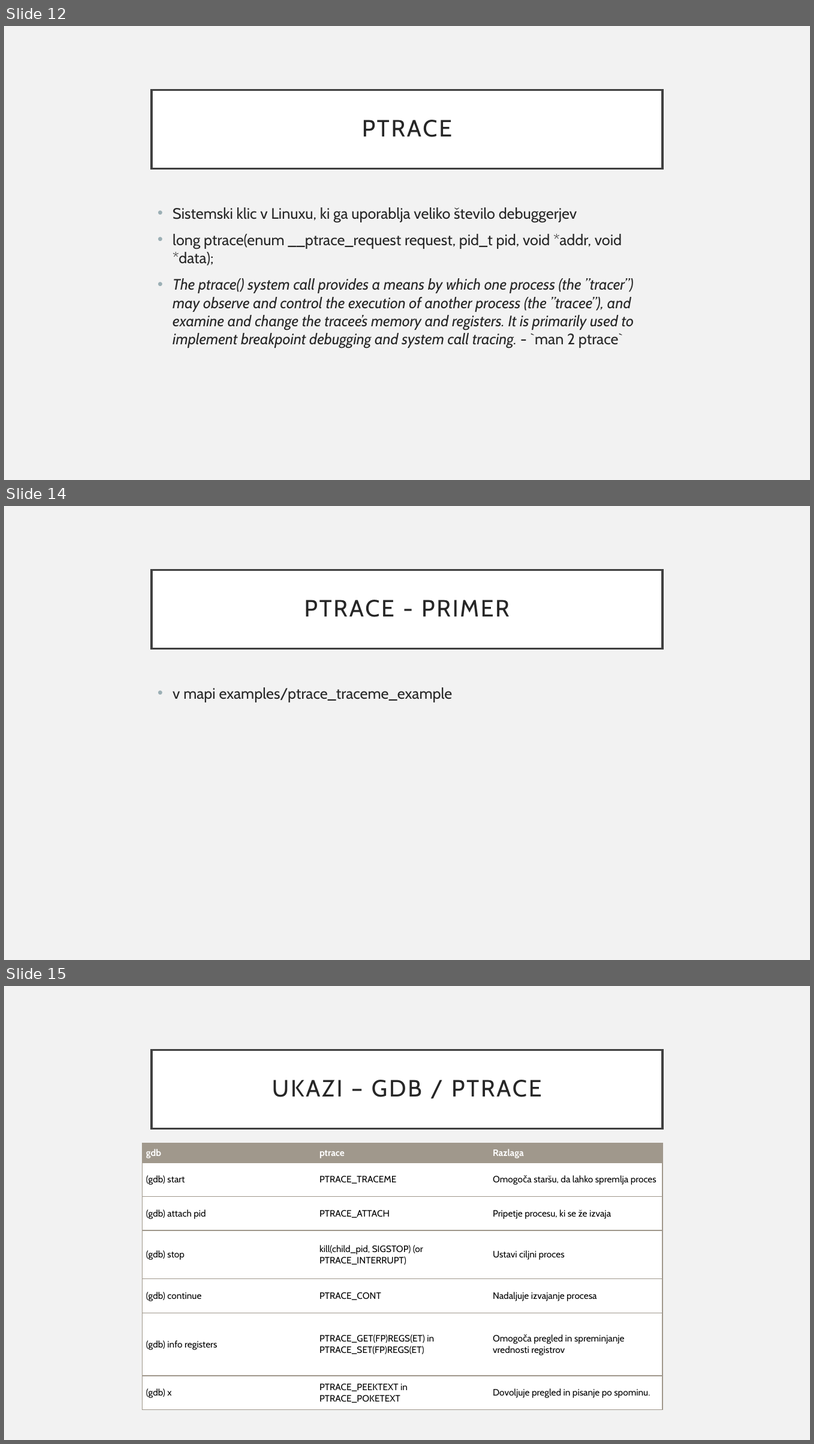
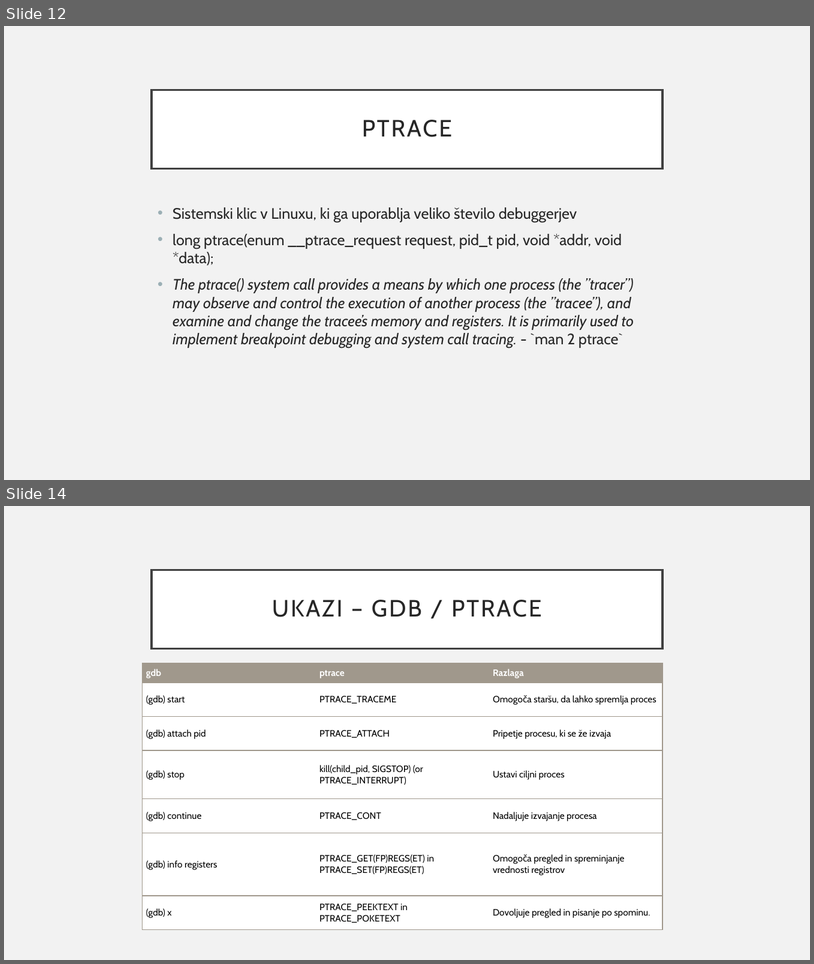
Before and after one commit to jakoberzar/razhroscevalniki, a slide deck: debuggers.pptx. Shown one above the other, each under a label of ours: slides 12, 14 and 15 before the commit, slides 12 and 14 after it; the slides between them are not shown. The pictures are 814x1444 and 814x964 pixels, drawn with LibreOffice and Linux fonts; fonts in the diff are those of the drawing. Boxes give left, top, right and bottom in pixels: in the first picture for what was removed or moved away, otherwise in the second. Text is boxed around its words. In the diff, an @@ line names an element or a change of style, - is before the commit and + after.

```diff
--- a/debuggers.pptx
+++ b/debuggers.pptx
@@ slide 14 removed at (4, 506, 810, 960), background #F2F2F2 @@
@@ title removed at (152, 570, 663, 648) @@
-PTRACE - PRIMER
@@ text removed at (173, 687, 453, 702) @@
-• v mapi examples/ptrace_traceme_example
@@ what was slide 15 is now slide 14 @@
```
Also in this commit, not shown: 6 slides changed, 1 other slide removed, 1 other file.
